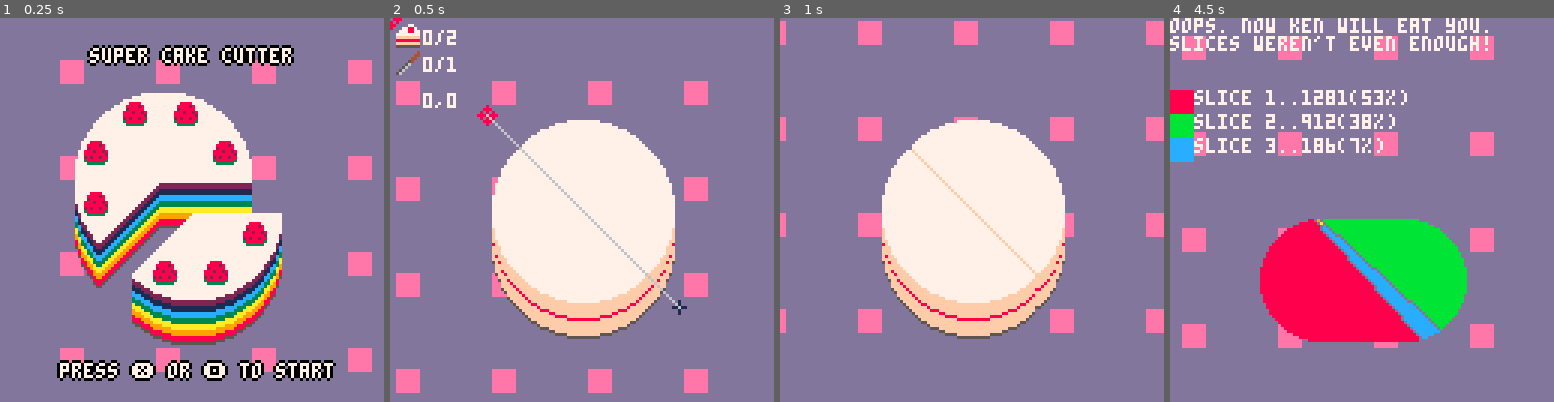
Above: before the commit, frames 1-4 (left to right).
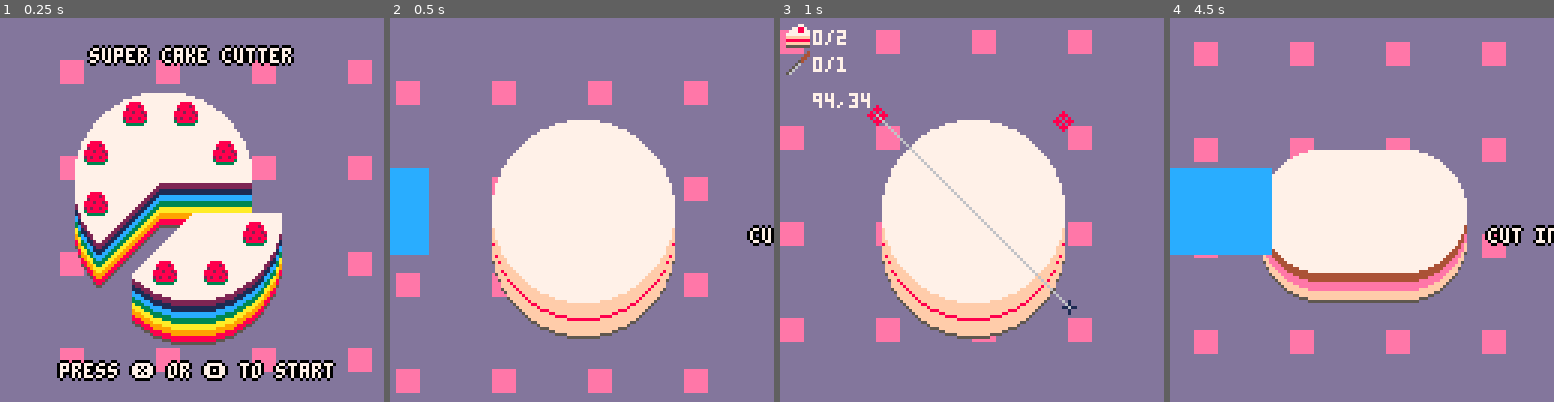
Above: after the commit, the same moments.

Repository: m-r-hunt/Pico-8-Carts
Game: PICO-8 cartridge cakecut.p8
Same seed, same stepped clock (60 frames per second), same inputs: the game is played once before the commit and once after it.
Inputs (mouse positions are in pixels of both pictures, inside the frame that each line leads up to):
- Up to frame 1 (0.25 s): no input
- Up to frame 2 (0.5 s): tap X (X key) at 0.33 s
- Up to frame 3 (1 s): click (1060, 121) at 0.67 s; tap O (Z key) at 0.7 s
- Up to frame 4 (4.5 s): tap X (X key) at 1.07, 1.85, 2.97, 4.08 s; click (1216, 267) at 1.22 s; hold Right 1.6-2.1 s; tap O (Z key) every 0.4 s from 1.7 to 4.1 s; click (1277, 114) at 1.77 s; hold Up 2.15-2.42 s; click (1342, 259) at 2.32 s; hold Right 2.47-3.03 s; click (1404, 106) at 2.87 s; hold Left 3.08-3.58 s; click (1465, 256) at 3.42 s; hold Down 3.63-3.97 s; click (1231, 102) at 3.97 s; hold Right from 4.02 s (still down)

Frame 1 is identical in both runs. In frame 2, 4.1% of the frame differs, in the area x 0-100%, y 0-78%; in frame 3, 9.5%; in frame 4, 41%, in the area x 0-100%, y 0-88%.

Commit message:
Add level intro.

Diff:
--- a/cakecut.p8
+++ b/cakecut.p8
@@ -2,10 +2,7 @@
 version 16
 __lua__
 -- todo
--- * display cuts and slices
--- * nice level intro
 -- * particle effects on cut
--- * knife on cuts
 
 function _init()
  poke(0x5f34, 1)
@@ -69,7 +66,7 @@
  update_bg()
 	if btnp(4) or btnp(5) then
 	 if (fail_reason) leveln-=1
-	 change_mode("level")
+	 change_mode("level_intro")
 	end
 end
 
@@ -297,8 +294,34 @@
 function title_update()
  update_bg()
  if btnp(4) or btnp(5) then
+  change_mode("level_intro")
+ end
+end
+
+level_intro_timer=0
+
+function level_intro_init()
+ next_level()
+ level_intro_timer=0
+end
+
+function level_intro_update()
+ update_bg()
+ level_intro_timer+=1
+ if level_intro_timer>=150 or btnp(4) or btnp(5) then
   change_mode("level")
  end
+end
+
+function level_intro_draw()
+ cls()
+ draw_bg()
+ draw_cake()
+ rectfill(0,50,level_intro_timer*3,78,12)
+ local x=max(128-level_intro_timer*2,20)
+ print_bolded("level "..leveln-1,x+30,55)
+ local level=levels[leveln]
+ print_bolded("cut into "..level[3].." with "..level[2].." cuts",x,70)
 end
 
 -->8
@@ -466,8 +489,12 @@
   update=title_update,
   draw=title_draw,
  },
+ level_intro={
+  init=level_intro_init,
+  update=level_intro_update,
+  draw=level_intro_draw,
+ },
  level={
-  init=next_level,
   update=update,
   draw=draw
  },
